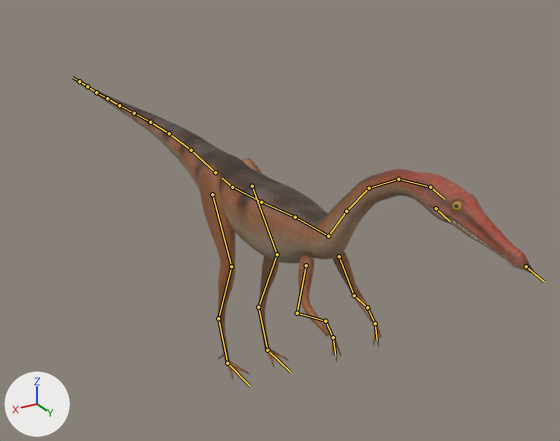
An edit to the glTF model assets/models/dinos/coelophysis_alpha.gltf, drawn before and after from the same camera.
Rendered twice from a camera (50 mm lens) standing at (0.9, 1.75, 1.24) and looking at (-0.21, -0.09, 0.32). Every picture has the same lights, and +X, +Y and +Z are marked at lower left. The picture after the commit comes second. The bones that change, and the others that lie on the model, are drawn over the model as lines.

In view in the first picture: 'coelophysis_alpha_body', 'coelophysis_alpha_body_eye'.
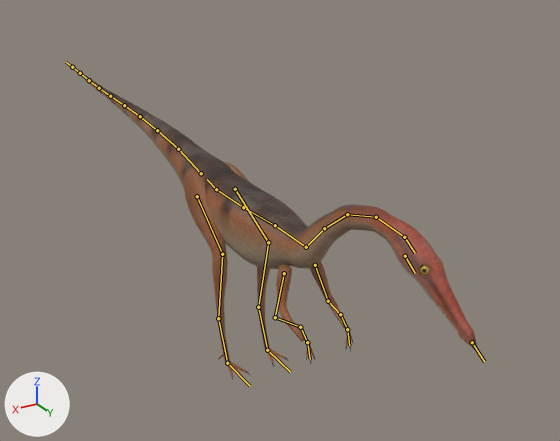
The newer file adds an action. The first version stands in its rest pose; the second is drawn at frame 10 of the action 'batter'.

The change in detail:
Bone 'Hips' (bone_hips) moves from (0.0, 0.0, 0.0) to (0.0, 0.094, -0.05).
Bone 'Hips' (bone_hips) turns from (0, 0, 0) to (3, 0, 0) degrees about its own x, y and z.
Bone 'Neck1' (bone_neck1) turns from (0, 0, 0) to (-3, 0, 0) degrees about its own x, y and z.
Bone 'Neck2' (bone_neck2) turns from (0, 0, 0) to (-3, 0, 0) degrees about its own x, y and z.
Bone 'Neck3' (bone_neck3) turns from (0, 0, 0) to (-3, 0, 0) degrees about its own x, y and z.
Bone 'Neck4' (bone_neck4) turns from (0, 0, 0) to (-3, 0, 0) degrees about its own x, y and z.
Bone 'Head' (bone_head) turns from (0, 0, 0) to (-5, 0, 0) degrees about its own x, y and z.
Bone 'Thigh.L' (bone_thigh_l) turns from (0, 0, 0) to (25, 0, 2) degrees about its own x, y and z.
Bone 'Shin.L' (bone_shin_l) turns from (0, 0, 0) to (-9, 0, -1) degrees about its own x, y and z.
Bone 'Foot.L' (bone_foot_l) turns from (0, 0, 0) to (-12, 0, 0) degrees about its own x, y and z.
Bone 'Thigh.R' (bone_thigh_r) turns from (0, 0, 0) to (25, 0, -1) degrees about its own x, y and z.
Bone 'Shin.R' (bone_shin_r) turns from (0, 0, 0) to (-9, 0, 2) degrees about its own x, y and z.
Bone 'Foot.R' (bone_foot_r) turns from (0, 0, 0) to (-12, 0, -1) degrees about its own x, y and z.

What differs and where, as boxes (x1, y1, x2, y2) in the pictures (560 x 441 px):
'coelophysis_alpha_body', posed (11% narrower): before (71, 76, 536, 384); after (65, 61, 479, 384)
'coelophysis_alpha_body_eye', posed (7% narrower): before (452, 199, 478, 212); after (420, 262, 444, 275)
bone 'Hips', root to tip: before (232, 187) to (222, 178); after (216, 189) to (207, 179)
bone 'Neck1', root to tip: before (328, 236) to (346, 211); after (306, 247) to (324, 228)
bone 'Neck2', root to tip: before (346, 211) to (369, 188); after (324, 228) to (347, 214)
bone 'Neck3', root to tip: before (369, 188) to (398, 179); after (347, 214) to (376, 217)
bone 'Neck4', root to tip: before (398, 179) to (430, 187); after (376, 217) to (404, 237)
bone 'Head', root to tip: before (430, 187) to (444, 199); after (404, 237) to (415, 253)
bone 'Thigh.L', root to tip: before (252, 186) to (277, 254); after (235, 189) to (268, 242)
bone 'Shin.L', root to tip: before (277, 254) to (258, 307); after (268, 242) to (258, 307)
bone 'Thigh.R', root to tip: before (212, 194) to (231, 266); after (197, 196) to (222, 254)
bone 'Shin.R', root to tip: before (231, 266) to (218, 318); after (222, 254) to (218, 318)
